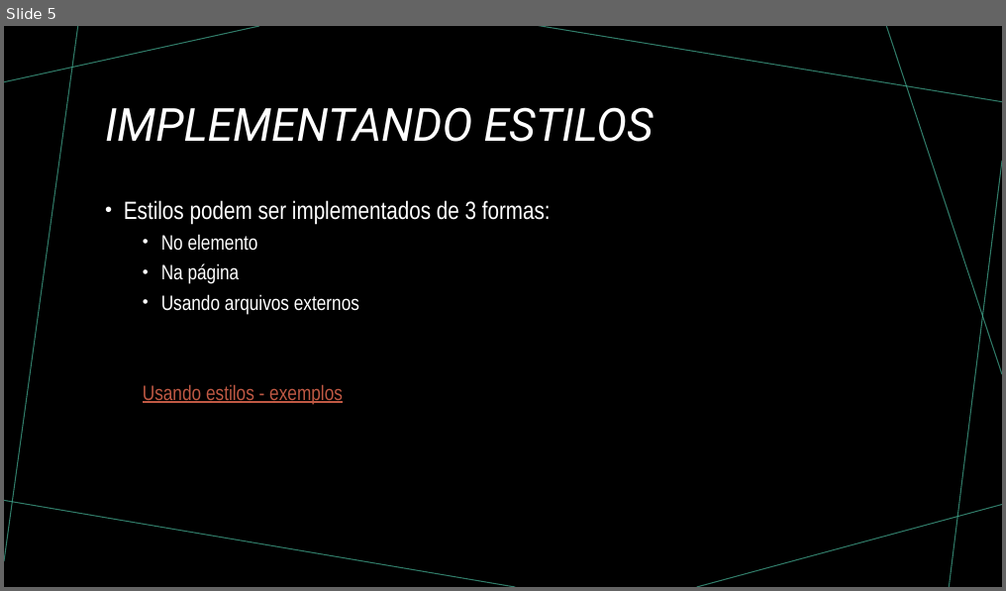
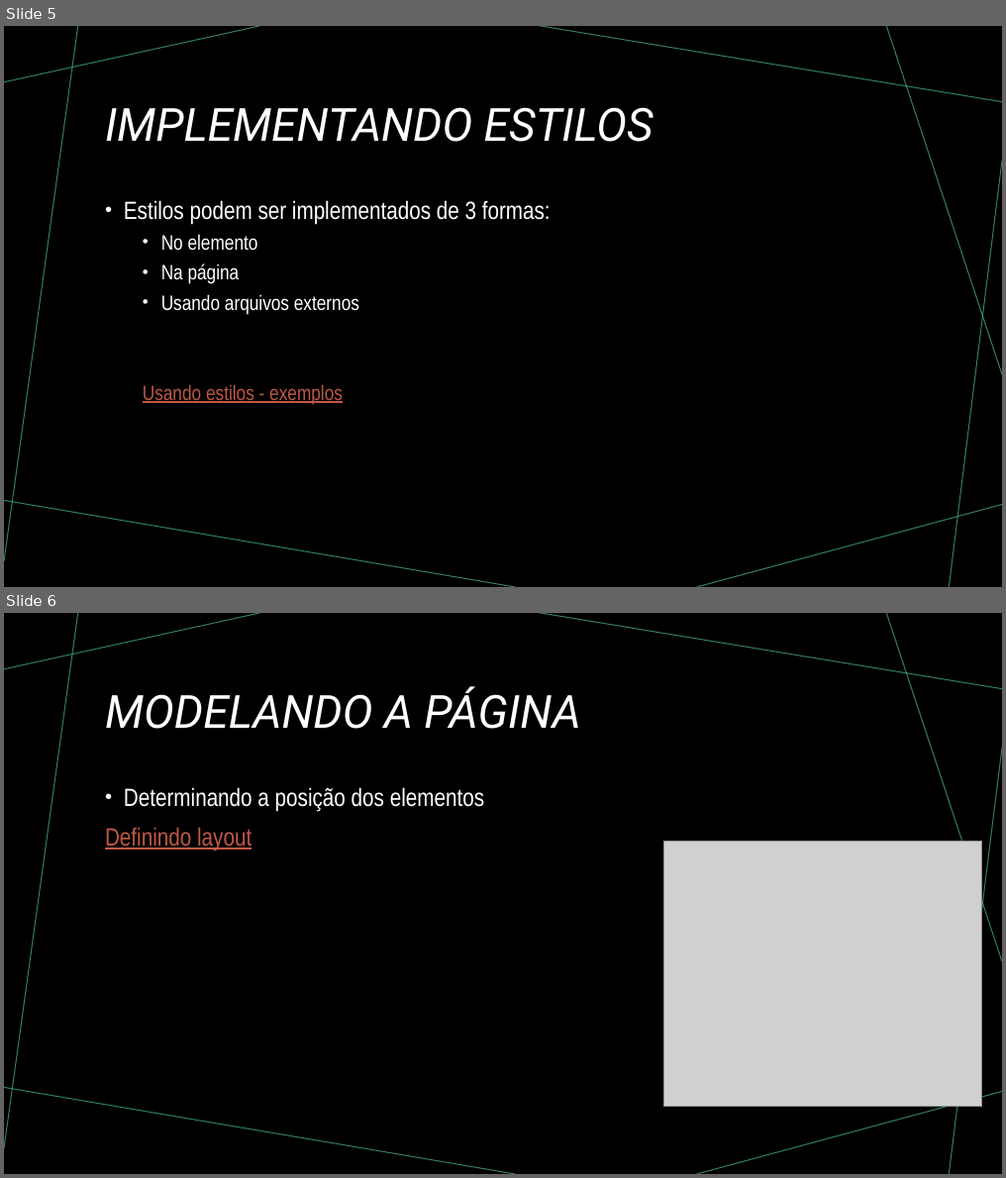
Before and after one commit to emersoninocente/SENAC67-UC15_202309, a slide deck: aula-03/material/Aula03.pptx. Shown one above the other, each under a label of ours: slide 5 before the commit, slides 5 and 6 after it. The pictures are 1006x591 and 1006x1178 pixels, drawn with LibreOffice and Linux fonts; fonts in the diff are those of the drawing; grey boxes stand for pictures. Boxes give left, top, right and bottom in pixels: in the first picture for what was removed or moved away, otherwise in the second. Text is boxed around its words. In the diff, an @@ line names an element or a change of style, - is before the commit and + after.

```diff
--- a/aula-03/material/Aula03.pptx
+++ b/aula-03/material/Aula03.pptx
@@ slide 6 added at (4, 613, 1002, 1174), background #000000; not listed: 7 template elements that a slide beside it also shows @@
@@ title added at (105, 686, 580, 729), 44 pt, text #FFFFFF, italic @@
+MODELANDO A PÁGINA
@@ text added at (105, 787, 484, 852), 24 pt, text #FFFFFF @@
+• Determinando a posição dos elementos
+Definindo layout
@@ picture added at (664, 842, 982, 1107) @@
```
Also in this commit, not shown: 1 other slide added, 1 other file.
